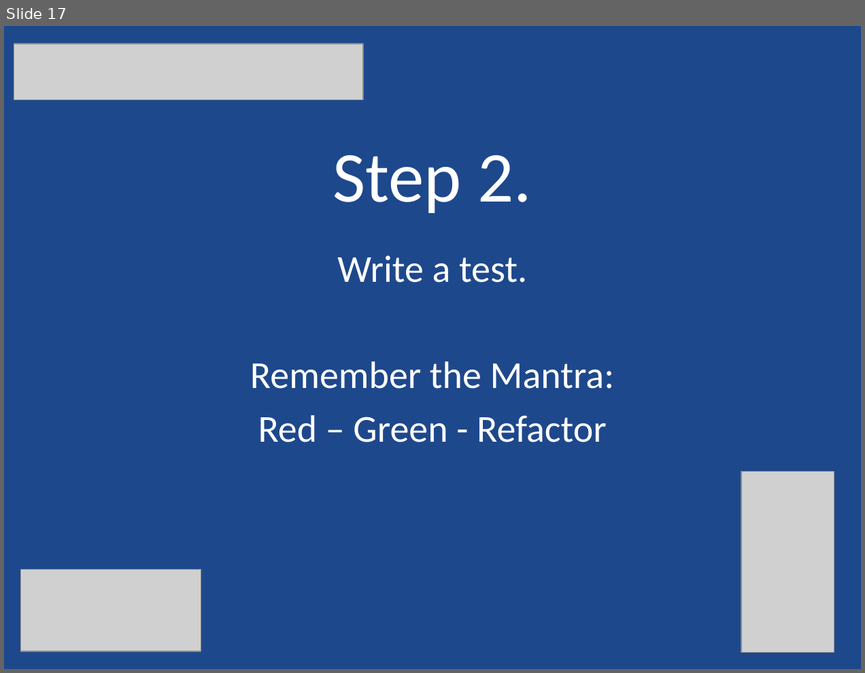
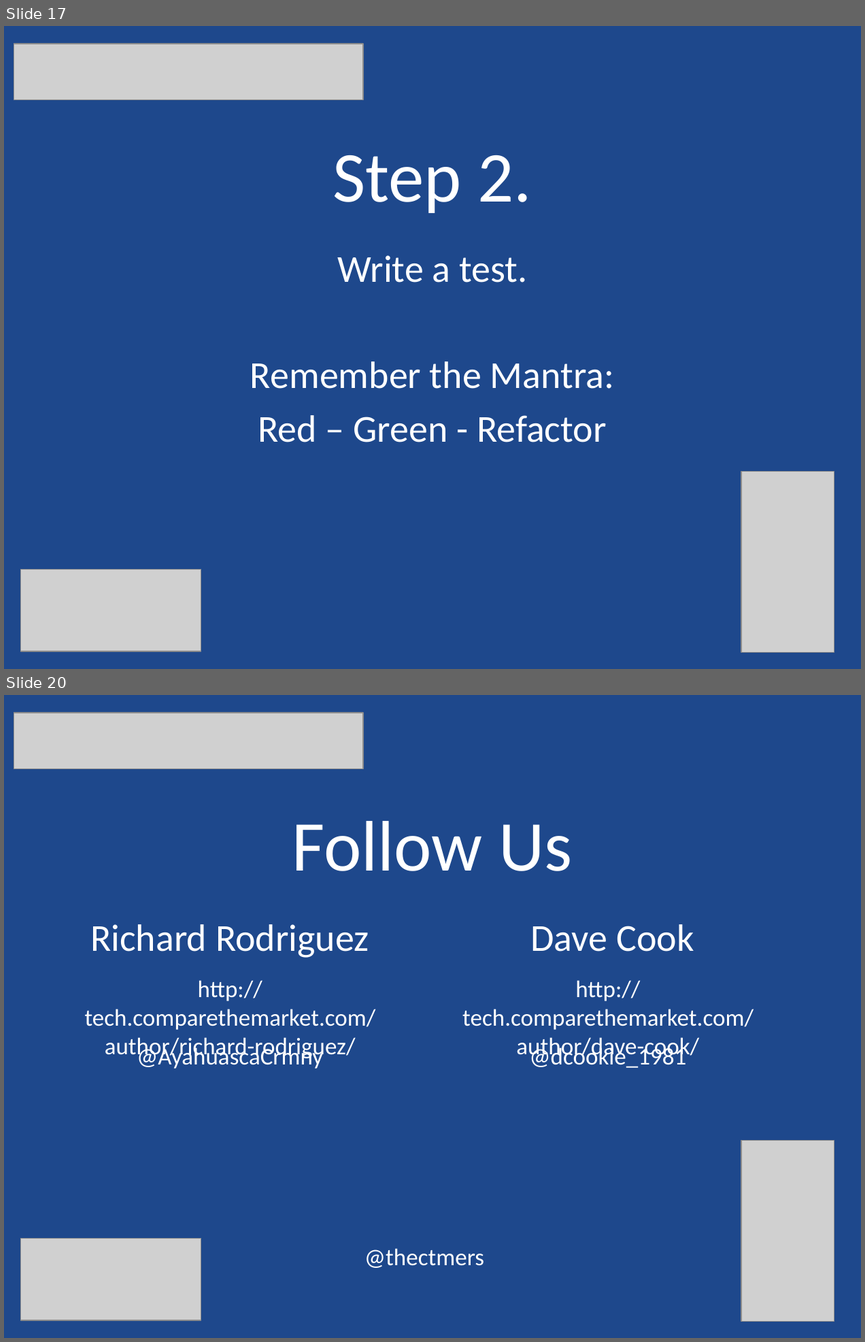
Before and after one commit to Cookie1981/PayDaveLoans, a slide deck: TTD Workshop.pptx. Shown one above the other, each under a label of ours: slide 17 before the commit, slides 17 and 20 after it; the slides between them are not shown. The pictures are 865x673 and 865x1342 pixels, drawn with LibreOffice and Linux fonts; fonts in the diff are those of the drawing; grey boxes stand for pictures. Boxes give left, top, right and bottom in pixels: in the first picture for what was removed or moved away, otherwise in the second. Text is boxed around its words. In the diff, an @@ line names an element or a change of style, - is before the commit and + after.

Commit message:
Updated presentation

```diff
--- a/TTD Workshop.pptx
+++ b/TTD Workshop.pptx
@@ slide 20 added at (4,695,861,1338), background #1E488C @@
@@ picture added at (14,713,363,770) @@
@@ title added at (292,821,572,871), 60 pt, text #FFFFFF @@
+Follow Us
@@ subtitle added at (90,924,369,957), 32 pt, text #FFFFFF @@
+Richard Rodriguez
@@ text added at (531,924,694,951), 32 pt, text #FFFFFF @@
+Dave Cook
@@ text added at (85,980,376,1060), 20 pt, text #FFFFFF @@
+http://tech.comparethemarket.com/author/richard-rodriguez/
@@ text added at (462,980,753,1060), 20 pt, text #FFFFFF @@
+http://tech.comparethemarket.com/author/dave-cook/
@@ text added at (137,1045,323,1068), 20 pt, text #FFFFFF @@
+@AyahuascaCrmny
@@ text added at (529,1045,686,1068), 20 pt, text #FFFFFF @@
+@dcookie_1981
@@ picture added at (741,1140,834,1321) @@
@@ picture added at (21,1238,201,1321) @@
@@ text added at (364,1248,484,1268), 20 pt, text #FFFFFF @@
+@thectmers
```
Also in this commit, not shown: 2 other slides added.
